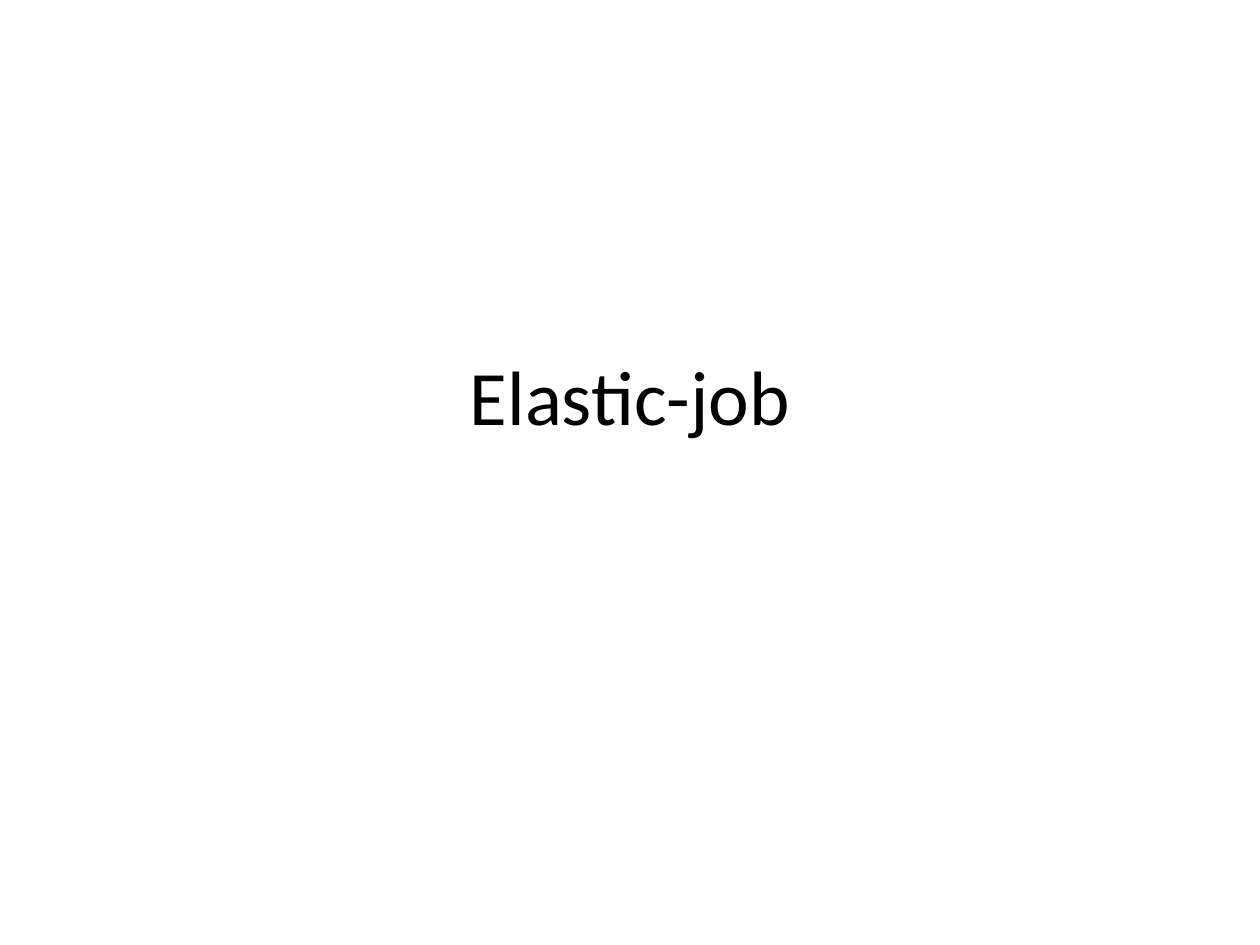
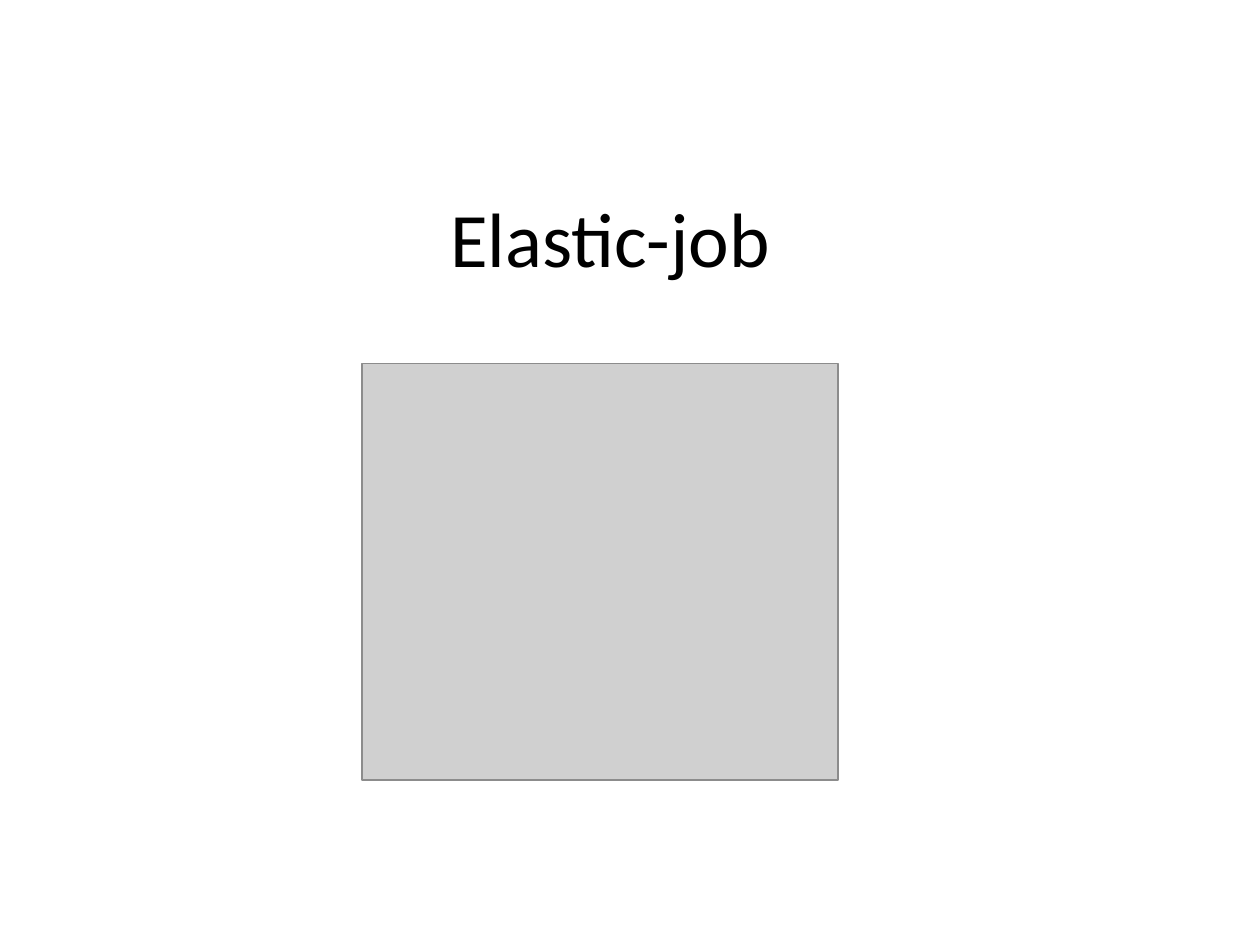
Before and after one commit to liuendy/practice, a slide deck: slide 1 of elastic-job-lite/elastic-job.pptx. Drawn at 1260x945 pixels with LibreOffice and Linux fonts; fonts in the diff are those of the drawing; grey boxes stand for pictures. Boxes give left, top, right and bottom in pixels: in the first picture for what was removed or moved away, otherwise in the second. Text is boxed around its words. In the diff, an @@ line names an element or a change of style, - is before the commit and + after.

```diff
--- a/elastic-job-lite/elastic-job.pptx
+++ b/elastic-job-lite/elastic-job.pptx
@@ title "Elastic-job": place and size @@
-title "Elastic-job" at [470,371,790,439]
+title "Elastic-job" at [450,213,770,281]
@@ picture added at [362,363,838,780] @@
```
Also in this commit, not shown: 3 other slides changed, 4 slides added, 4 slides removed.
